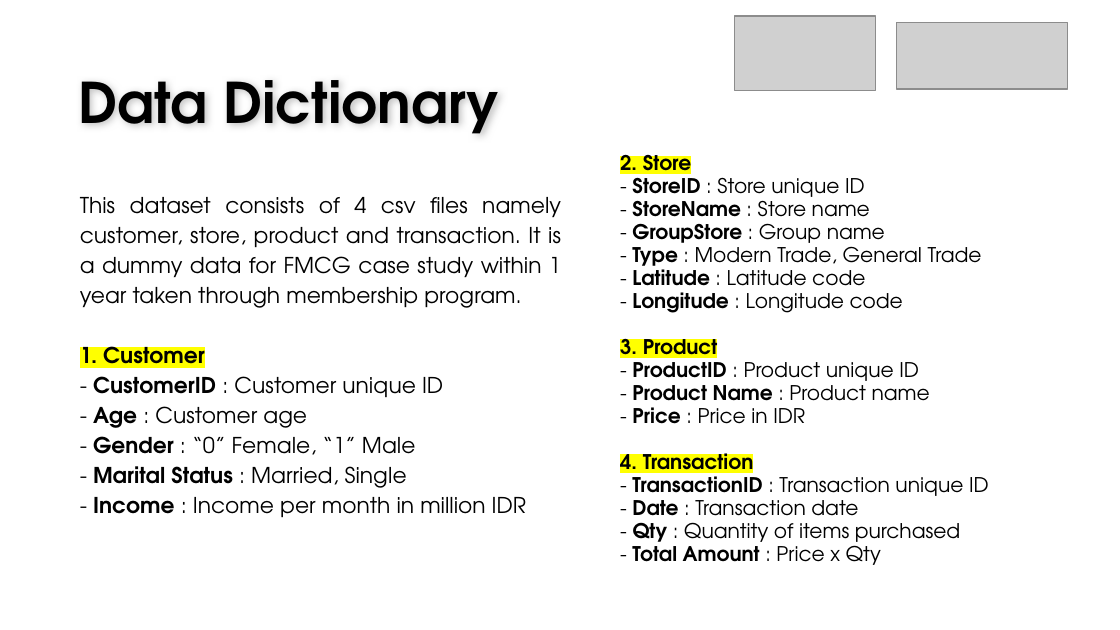
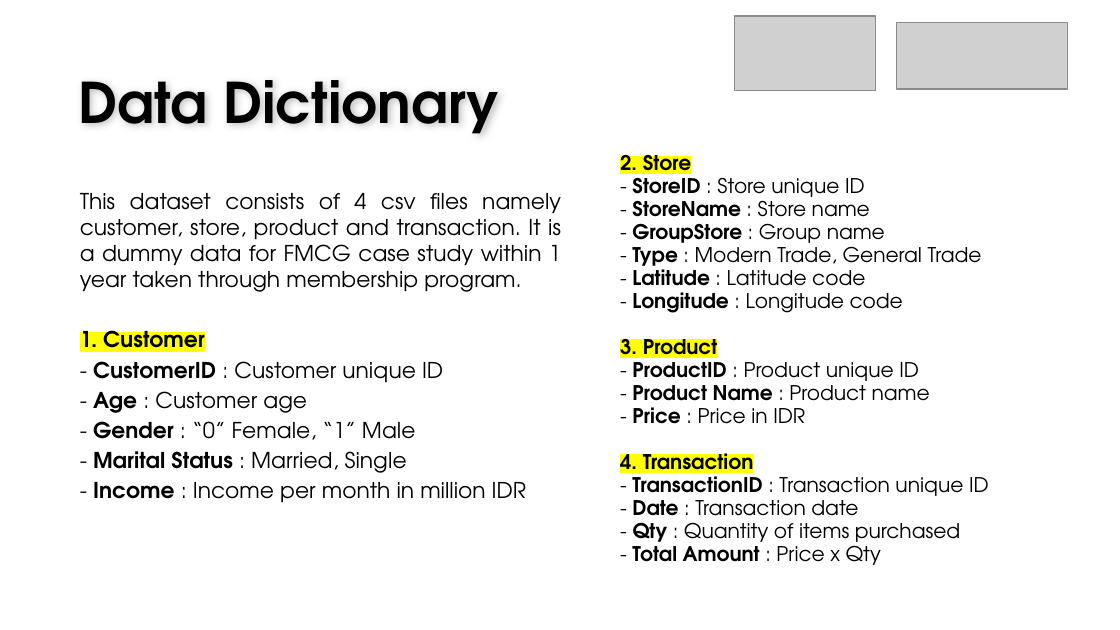
Before and after one commit to gisellehalim/kalbe-ds-vix-rakamin, a slide deck: slide 6 of Result Kalbe Nutritionals x Rakamin Academy.pptx. Drawn at 1120x630 pixels with LibreOffice and Linux fonts; fonts in the diff are those of the drawing; grey boxes stand for pictures; background and template pictures are left out. Boxes give left, top, right and bottom in pixels: in the first picture for what was removed or moved away, otherwise in the second. Text is boxed around its words. In the diff, an @@ line names an element or a change of style, - is before the commit and + after.

```diff
--- a/Result Kalbe Nutritionals x Rakamin Academy.pptx
+++ b/Result Kalbe Nutritionals x Rakamin Academy.pptx
@@ text at [80,193,561,292]: line spacing 1.15 to 1 @@
```
Also in this commit, not shown: 3 other slides changed, 2 slides added, 1 other file.
